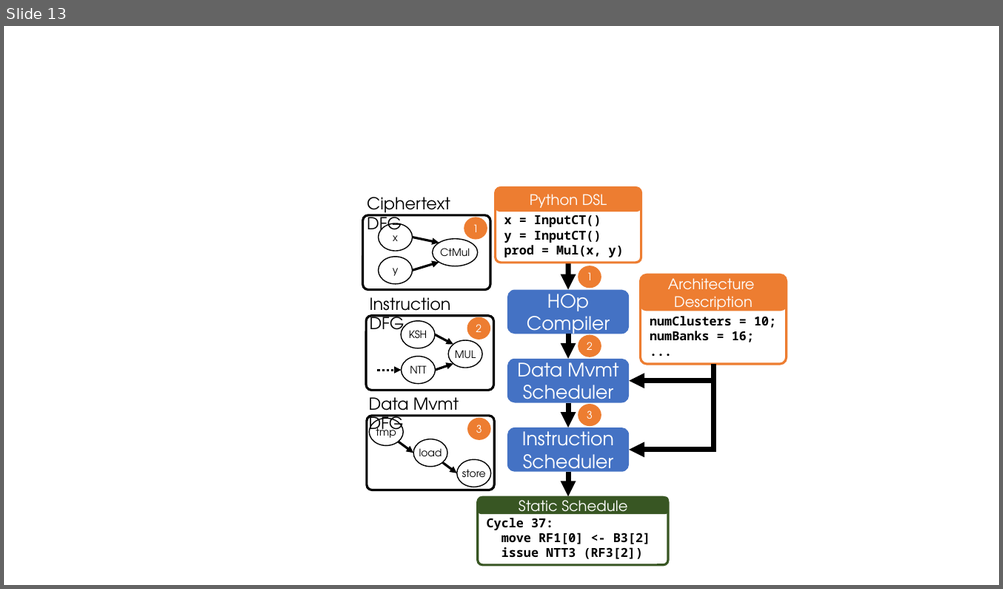
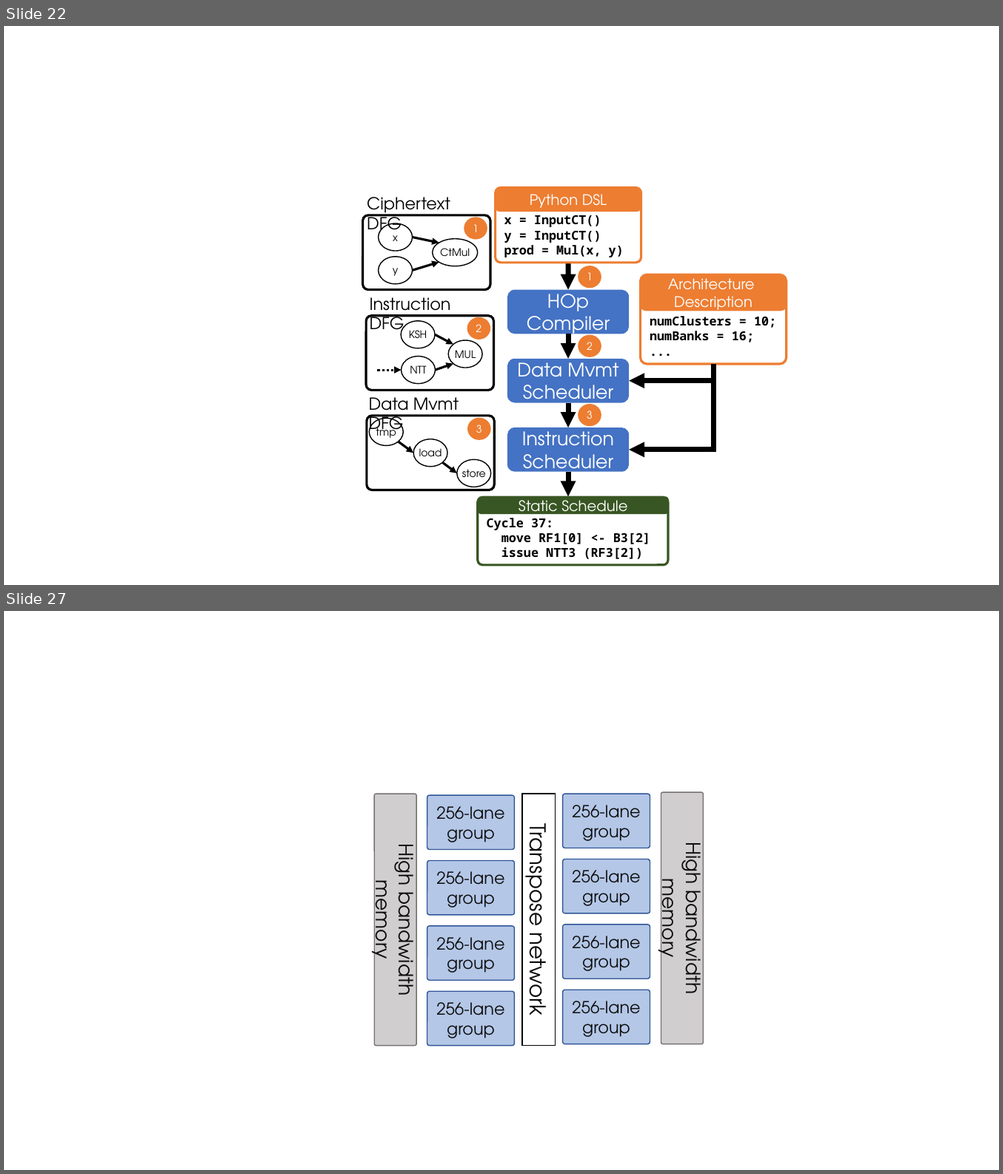
Before and after one commit to n-samar/ms_nsamar, a slide deck: thesis/figures/figures.pptx. Shown one above the other, each under a label of ours: slide 13 before the commit, slides 22 and 27 after it; the slides between them are not shown. The pictures are 1003x589 and 1003x1174 pixels, drawn with LibreOffice and Linux fonts; fonts in the diff are those of the drawing. Boxes give left, top, right and bottom in pixels: in the first picture for what was removed or moved away, otherwise in the second. Text is boxed around its words. In the diff, an @@ line names an element or a change of style, - is before the commit and + after.

```diff
--- a/thesis/figures/figures.pptx
+++ b/thesis/figures/figures.pptx
@@ slide 27 added at <box>4,611,999,1170</box>, background #FFFFFF @@
@@ group added at <box>375,792,703,1046</box>: 10 rounded rectangles, 1 rectangle @@
+High bandwidth memory
+256-lane group
+Transpose network
+256-lane group
+256-lane group
+256-lane group
+256-lane group
+256-lane group
+256-lane group
+256-lane group
+High bandwidth memory
@@ what was slide 13 is now slide 22 @@
```
Also in this commit, not shown: 3 slides changed, 15 other slides added, 20 other files.
